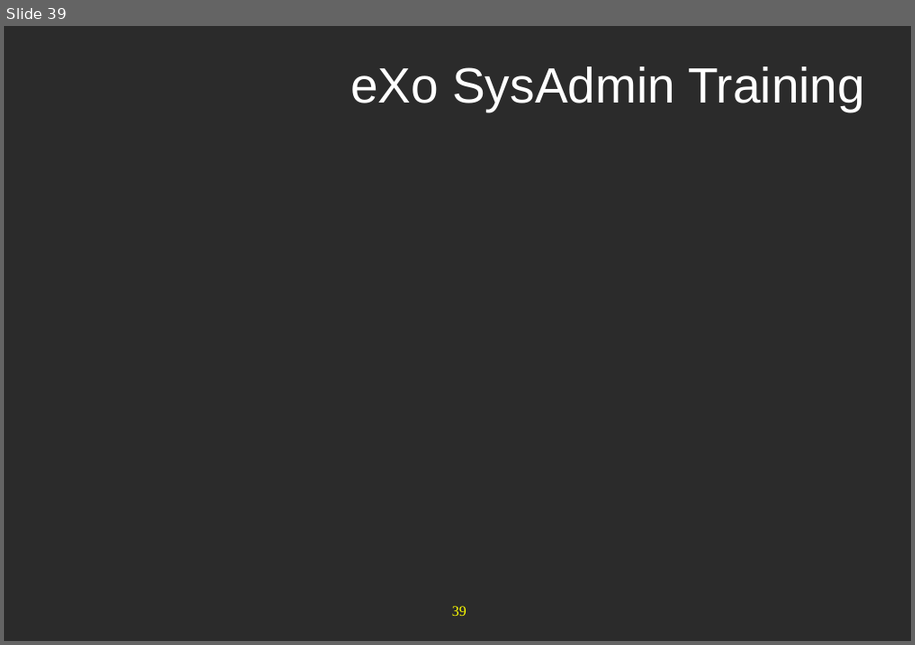
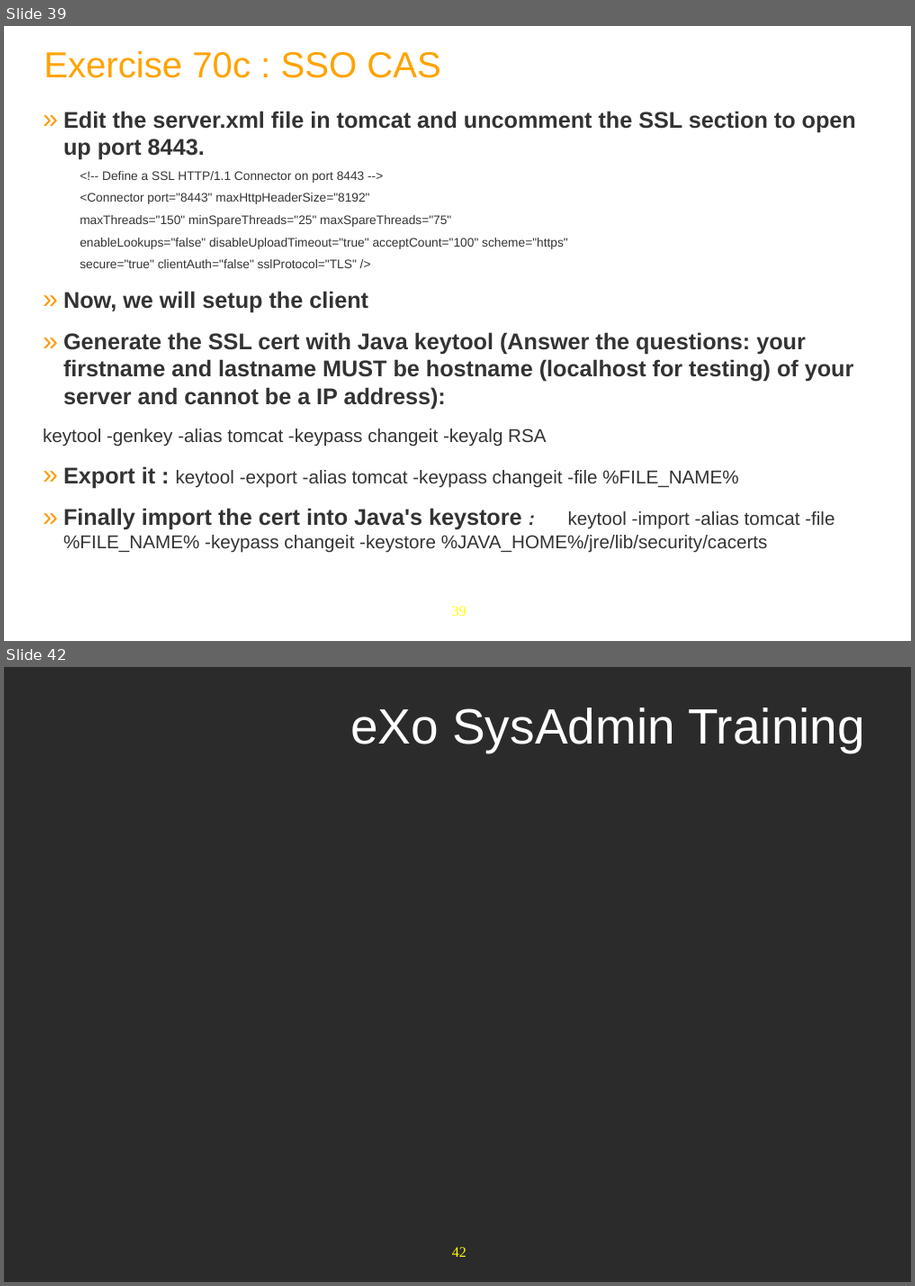
Before and after one commit to anhvurz90/training, a slide deck: exo-sysAdmin/970-LdapConfig-XSys.pptx. Shown one above the other, each under a label of ours: slide 39 before the commit, slides 39 and 42 after it; the slides between them are not shown. The pictures are 915x645 and 915x1286 pixels, drawn with LibreOffice and Linux fonts; fonts in the diff are those of the drawing; background and template pictures are left out; a plain dark background stands for a picture behind light text. Boxes give left, top, right and bottom in pixels: in the first picture for what was removed or moved away, otherwise in the second. Text is boxed around its words. In the diff, an @@ line names an element or a change of style, - is before the commit and + after.

```diff
--- a/exo-sysAdmin/970-LdapConfig-XSys.pptx
+++ b/exo-sysAdmin/970-LdapConfig-XSys.pptx
@@ slide 39 added at bbox=[4, 26, 911, 641], background #FFFFFF; not listed: 1 template element that a slide beside it also shows @@
@@ title added at bbox=[44, 51, 440, 78], 35 pt, text #FFA300 @@
+Exercise 70c : SSO CAS
@@ text added at bbox=[43, 111, 856, 552], 22 pt, text #333333 @@
+» Edit the server.xml file in tomcat and uncomment the SSL section to open up port 8443.
+<!-- Define a SSL HTTP/1.1 Connector on port 8443 -->
+<Connector port="8443" maxHttpHeaderSize="8192"
+maxThreads="150" minSpareThreads="25" maxSpareThreads="75"
+enableLookups="false" disableUploadTimeout="true" acceptCount="100" scheme="https"
+secure="true" clientAuth="false" sslProtocol="TLS" />
+» Now, we will setup the client
+» Generate the SSL cert with Java keytool (Answer the questions: your firstname and lastname MUST be hostname (localhost for testing) of your server and cannot be a IP address):
+keytool -genkey -alias tomcat -keypass changeit -keyalg RSA
+» Export it : keytool -export -alias tomcat -keypass changeit -file %FILE_NAME%
+» Finally import the cert into Java's keystore : keytool -import -alias tomcat -file %FILE_NAME% -keypass changeit -keystore %JAVA_HOME%/jre/lib/security/cacerts
@@ what was slide 39 is now slide 42 @@
@@ page number at bbox=[452, 1247, 467, 1257]: text changed @@
-39
+42
```
Also in this commit, not shown: 2 slides changed, 2 other slides added.
